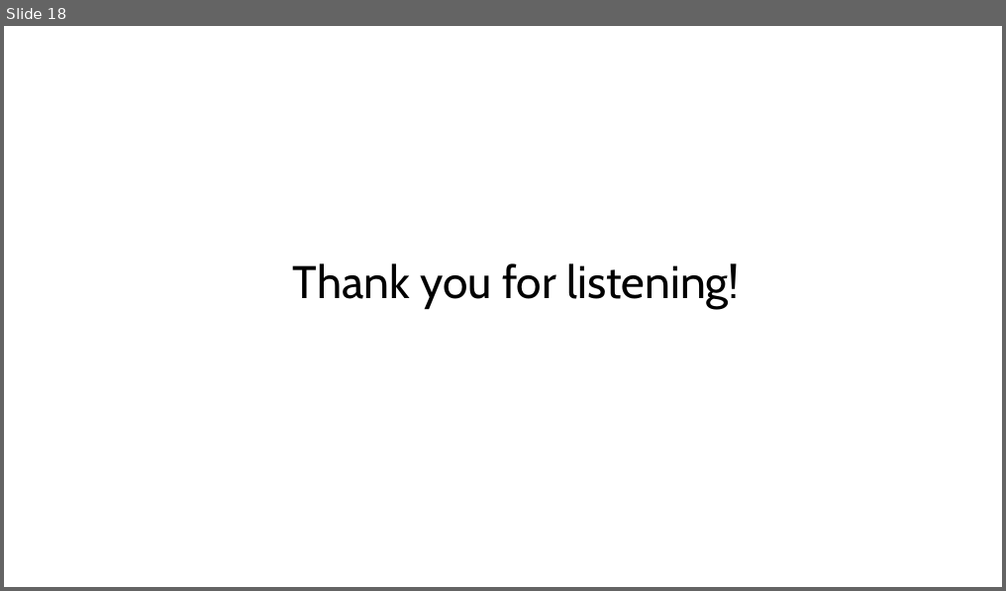
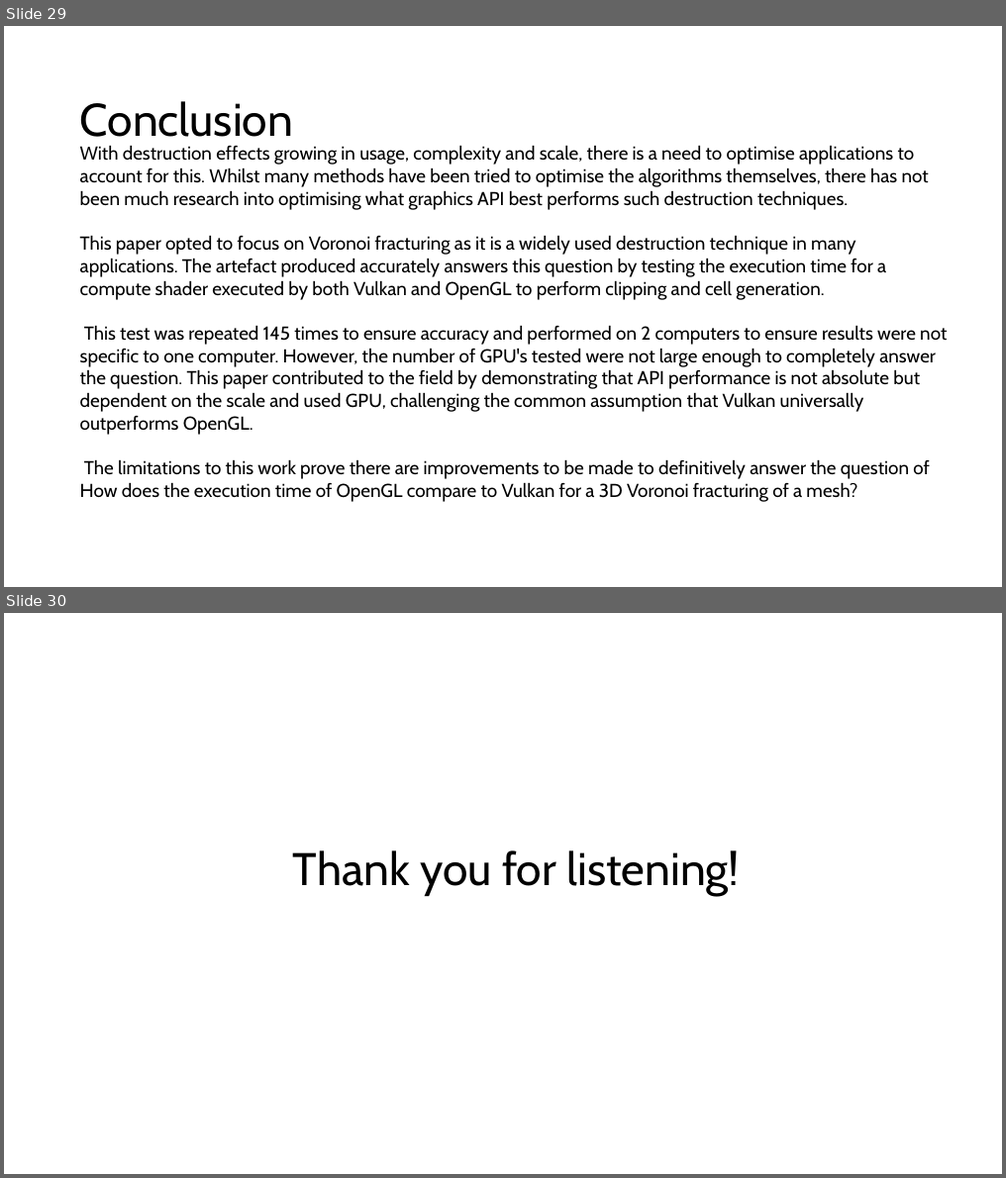
Before and after one commit to SamLGameDev/SamsEngine, a slide deck: Disertation/Proposal Presentation.pptx. Shown one above the other, each under a label of ours: slide 18 before the commit, slides 29 and 30 after it. The pictures are 1006x591 and 1006x1178 pixels, drawn with LibreOffice and Linux fonts; fonts in the diff are those of the drawing. Boxes give left, top, right and bottom in pixels: in the first picture for what was removed or moved away, otherwise in the second. Text is boxed around its words. In the diff, an @@ line names an element or a change of style, - is before the commit and + after.

```diff
--- a/Disertation/Proposal Presentation.pptx
+++ b/Disertation/Proposal Presentation.pptx
@@ slide 29 added at (x1=4, y1=26, x2=1002, y2=587), background #FFFFFF @@
@@ title added at (x1=80, y1=101, x2=293, y2=147), 44 pt, text #000000 @@
+Conclusion
@@ text added at (x1=80, y1=145, x2=946, y2=502), 18 pt, text #000000 @@
+With destruction effects growing in usage, complexity and scale, there is a need to optimise applications to account for this. Whilst many methods have been tried to optimise the algorithms themselves, there has not been much research into optimising what graphics API best performs such destruction techniques.
+This paper opted to focus on Voronoi fracturing as it is a widely used destruction technique in many applications. The artefact produced accurately answers this question by testing the execution time for a compute shader executed by both Vulkan and OpenGL to perform clipping and cell generation.
+This test was repeated 145 times to ensure accuracy and performed on 2 computers to ensure results were not specific to one computer. However, the number of GPU's tested were not large enough to completely answer the question. This paper contributed to the field by demonstrating that API performance is not absolute but dependent on the scale and used GPU, challenging the common assumption that Vulkan universally outperforms OpenGL.
+The limitations to this work prove there are improvements to be made to definitively answer the question of How does the execution time of OpenGL compare to Vulkan for a 3D Voronoi fracturing of a mesh?
@@ what was slide 18 is now slide 30 @@
```
Also in this commit, not shown: 9 slides changed, 14 other slides added, 3 slides removed, 1 other file.
